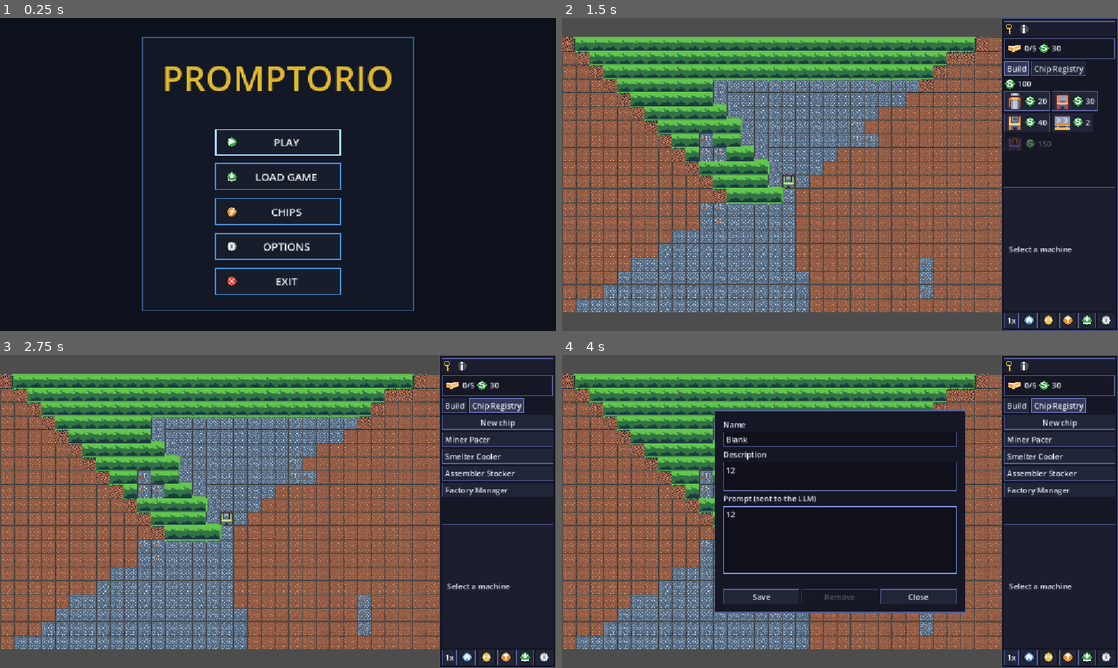
Above: before the commit, frames 1-4 (two rows, left to right).
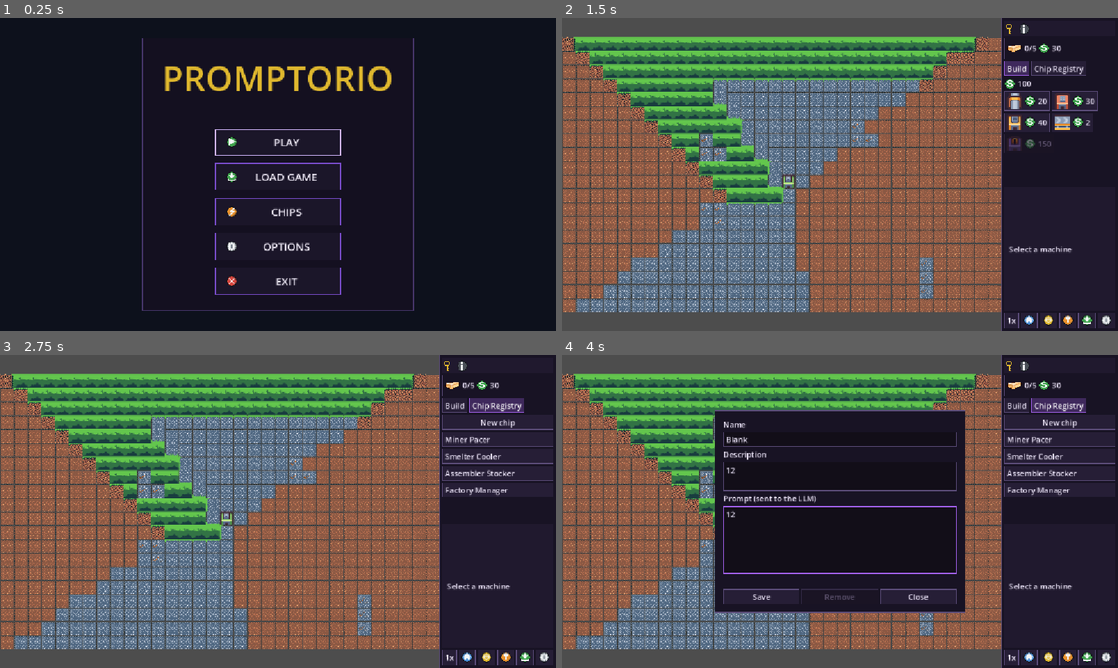
Above: after the commit, the same moments.

Repository: EwanCz/Promptorio
Game: Godot game, scene res://scenes/menu/main_menu.tscn
Two runs of this game, one before a commit and one after it. Both use one fixed random seed, a clock stepped at 60 frames per second and the inputs below.
Inputs (mouse positions are in pixels of both pictures, inside the frame that each line leads up to):
- Up to frame 1 (0.25 s): no input
- Up to frame 2 (1.5 s): click "PLAY" at 0.5 s; click "Build" at 1.25 s
- Up to frame 3 (2.75 s): click "Chip Registry" at 2 s
- Up to frame 4 (4 s): click "New chip" at 2.75 s; click (840, 477) at 3.52 s; type "12" at 3.6 s; click (840, 539) at 3.75 s; type "12" at 3.83 s

The runs differ from the first frame. In frame 1, 1.8% of the frame differs, in the area x 25-75%, y 6-94%; in frame 2, 0.9%; in frame 3, 1.0%; in frame 4, 2.3%, in the area x 27-100%, y 0-100%.

Commit message:
style(ui): shift the Bar theme to a violet, minimalist palette
Follow-up to #39: the blue-lavender accent read as indistinguishable
from the previous look. Rotate every panel, button, field, progress
and focus color onto a clear violet hue, and thin the heaviest
borders (menu buttons, panels, bar sections) from 2px to 1px while
keeping focus-ring and field-focus widths unchanged so keyboard focus
stays obvious.

Co-Authored-By: Claude Sonnet 5 <noreply@anthropic.com>
Co-authored-by: superflip-agent <devops@rubix-consulting.com>

Diff:
--- a/data/ui/theme.tres
+++ b/data/ui/theme.tres
@@ -1,126 +1,126 @@
 [gd_resource type="Theme" load_steps=19 format=3]
 
 [sub_resource type="StyleBoxFlat" id="StyleBoxFlat_menu_btn_normal"]
-bg_color = Color(0.09, 0.114, 0.169, 1)
+bg_color = Color(0.105, 0.085, 0.16, 1)
+border_width_left = 1
+border_width_top = 1
+border_width_right = 1
+border_width_bottom = 1
+border_color = Color(0.48, 0.3, 0.8, 1)
+content_margin_left = 22.0
+content_margin_top = 10.0
+content_margin_right = 22.0
+content_margin_bottom = 10.0
+
+[sub_resource type="StyleBoxFlat" id="StyleBoxFlat_menu_btn_hover"]
+bg_color = Color(0.155, 0.125, 0.225, 1)
+border_width_left = 1
+border_width_top = 1
+border_width_right = 1
+border_width_bottom = 1
+border_color = Color(0.72, 0.54, 0.96, 1)
+content_margin_left = 22.0
+content_margin_top = 10.0
+content_margin_right = 22.0
+content_margin_bottom = 10.0
+
+[sub_resource type="StyleBoxFlat" id="StyleBoxFlat_menu_btn_pressed"]
+bg_color = Color(0.045, 0.035, 0.07, 1)
+border_width_left = 1
+border_width_top = 1
+border_width_right = 1
+border_width_bottom = 1
+border_color = Color(0.48, 0.3, 0.8, 1)
+content_margin_left = 22.0
+content_margin_top = 10.0
+content_margin_right = 22.0
+content_margin_bottom = 10.0
+
+[sub_resource type="StyleBoxFlat" id="StyleBoxFlat_menu_btn_focus"]
+bg_color = Color(0, 0, 0, 0)
 border_width_left = 2
 border_width_top = 2
 border_width_right = 2
 border_width_bottom = 2
-border_color = Color(0.29, 0.561, 0.847, 1)
-content_margin_left = 22.0
-content_margin_top = 10.0
-content_margin_right = 22.0
-content_margin_bottom = 10.0
-
-[sub_resource type="StyleBoxFlat" id="StyleBoxFlat_menu_btn_hover"]
-bg_color = Color(0.129, 0.165, 0.251, 1)
-border_width_left = 2
-border_width_top = 2
-border_width_right = 2
-border_width_bottom = 2
-border_color = Color(0.486, 0.722, 0.941, 1)
-content_margin_left = 22.0
-content_margin_top = 10.0
-content_margin_right = 22.0
-content_margin_bottom = 10.0
-
-[sub_resource type="StyleBoxFlat" id="StyleBoxFlat_menu_btn_pressed"]
-bg_color = Color(0.039, 0.051, 0.082, 1)
-border_width_left = 2
-border_width_top = 2
-border_width_right = 2
-border_width_bottom = 2
-border_color = Color(0.29, 0.561, 0.847, 1)
-content_margin_left = 22.0
-content_margin_top = 10.0
-content_margin_right = 22.0
-content_margin_bottom = 10.0
-
-[sub_resource type="StyleBoxFlat" id="StyleBoxFlat_menu_btn_focus"]
-bg_color = Color(0, 0, 0, 0)
-border_width_left = 3
-border_width_top = 3
-border_width_right = 3
-border_width_bottom = 3
-border_color = Color(0.659, 0.863, 1, 1)
+border_color = Color(0.83, 0.72, 1, 1)
 content_margin_left = 22.0
 content_margin_top = 10.0
 content_margin_right = 22.0
 content_margin_bottom = 10.0
 
 [sub_resource type="StyleBoxFlat" id="StyleBoxFlat_menu_panel"]
-bg_color = Color(0.071, 0.094, 0.149, 1)
-border_width_left = 2
-border_width_top = 2
-border_width_right = 2
-border_width_bottom = 2
-border_color = Color(0.2, 0.353, 0.51, 1)
+bg_color = Color(0.08, 0.065, 0.125, 1)
+border_width_left = 1
+border_width_top = 1
+border_width_right = 1
+border_width_bottom = 1
+border_color = Color(0.28, 0.21, 0.42, 1)
 
 
 [sub_resource type="StyleBoxFlat" id="StyleBoxFlat_panel"]
-bg_color = Color(0.082, 0.09, 0.145, 1)
-border_width_left = 2
-border_width_top = 2
-border_width_right = 2
-border_width_bottom = 2
-border_color = Color(0.33, 0.37, 0.58, 1)
+bg_color = Color(0.095, 0.075, 0.14, 1)
+border_width_left = 1
+border_width_top = 1
+border_width_right = 1
+border_width_bottom = 1
+border_color = Color(0.36, 0.3, 0.48, 1)
 content_margin_left = 6.0
 content_margin_top = 6.0
 content_margin_right = 6.0
 content_margin_bottom = 6.0
 
 [sub_resource type="StyleBoxFlat" id="StyleBoxFlat_bar_section"]
-bg_color = Color(0.11, 0.12, 0.19, 1)
-border_width_top = 2
-border_color = Color(0.33, 0.37, 0.58, 1)
+bg_color = Color(0.125, 0.1, 0.18, 1)
+border_width_top = 1
+border_color = Color(0.36, 0.3, 0.48, 1)
 content_margin_left = 2.0
 content_margin_top = 5.0
 content_margin_right = 2.0
 content_margin_bottom = 2.0
 
 [sub_resource type="StyleBoxFlat" id="StyleBoxFlat_button_normal"]
-bg_color = Color(0.13, 0.145, 0.22, 1)
-border_width_left = 1
-border_width_top = 1
-border_width_right = 1
-border_width_bottom = 1
-border_color = Color(0.33, 0.37, 0.58, 1)
+bg_color = Color(0.15, 0.12, 0.21, 1)
+border_width_left = 1
+border_width_top = 1
+border_width_right = 1
+border_width_bottom = 1
+border_color = Color(0.36, 0.3, 0.48, 1)
 content_margin_left = 6.0
 content_margin_top = 4.0
 content_margin_right = 6.0
 content_margin_bottom = 4.0
 
 [sub_resource type="StyleBoxFlat" id="StyleBoxFlat_button_hover"]
-bg_color = Color(0.19, 0.21, 0.31, 1)
-border_width_left = 1
-border_width_top = 1
-border_width_right = 1
-border_width_bottom = 1
-border_color = Color(0.5, 0.56, 0.88, 1)
+bg_color = Color(0.22, 0.175, 0.3, 1)
+border_width_left = 1
+border_width_top = 1
+border_width_right = 1
+border_width_bottom = 1
+border_color = Color(0.64, 0.38, 0.93, 1)
 content_margin_left = 6.0
 content_margin_top = 4.0
 content_margin_right = 6.0
 content_margin_bottom = 4.0
 
 [sub_resource type="StyleBoxFlat" id="StyleBoxFlat_button_pressed"]
-bg_color = Color(0.5, 0.56, 0.88, 0.28)
-border_width_left = 2
-border_width_top = 2
-border_width_right = 2
-border_width_bottom = 2
-border_color = Color(0.5, 0.56, 0.88, 1)
+bg_color = Color(0.64, 0.38, 0.93, 0.28)
+border_width_left = 1
+border_width_top = 1
+border_width_right = 1
+border_width_bottom = 1
+border_color = Color(0.64, 0.38, 0.93, 1)
 content_margin_left = 6.0
 content_margin_top = 4.0
 content_margin_right = 6.0
 content_margin_bottom = 4.0
 
 [sub_resource type="StyleBoxFlat" id="StyleBoxFlat_button_disabled"]
-bg_color = Color(0.09, 0.095, 0.13, 0.6)
-border_width_left = 1
-border_width_top = 1
-border_width_right = 1
-border_width_bottom = 1
-border_color = Color(0.33, 0.37, 0.58, 0.4)
+bg_color = Color(0.105, 0.085, 0.145, 0.6)
+border_width_left = 1
+border_width_top = 1
+border_width_right = 1
+border_width_bottom = 1
+border_color = Color(0.36, 0.3, 0.48, 0.4)
 content_margin_left = 6.0
 content_margin_top = 4.0
 content_margin_right = 6.0
@@ -132,52 +132,52 @@
 border_width_top = 2
 border_width_right = 2
 border_width_bottom = 2
-border_color = Color(0.5, 0.56, 0.88, 1)
+border_color = Color(0.64, 0.38, 0.93, 1)
 
 [sub_resource type="StyleBoxFlat" id="StyleBoxFlat_field_normal"]
-bg_color = Color(0.06, 0.065, 0.1, 1)
-border_width_left = 1
-border_width_top = 1
-border_width_right = 1
-border_width_bottom = 1
-border_color = Color(0.33, 0.37, 0.58, 1)
+bg_color = Color(0.07, 0.055, 0.095, 1)
+border_width_left = 1
+border_width_top = 1
+border_width_right = 1
+border_width_bottom = 1
+border_color = Color(0.36, 0.3, 0.48, 1)
 content_margin_left = 6.0
 content_margin_top = 4.0
 content_margin_right = 6.0
 content_margin_bottom = 4.0
 
 [sub_resource type="StyleBoxFlat" id="StyleBoxFlat_field_focus"]
-bg_color = Color(0.06, 0.065, 0.1, 1)
+bg_color = Color(0.07, 0.055, 0.095, 1)
 border_width_left = 2
 border_width_top = 2
 border_width_right = 2
 border_width_bottom = 2
-border_color = Color(0.5, 0.56, 0.88, 1)
+border_color = Color(0.64, 0.38, 0.93, 1)
 content_margin_left = 6.0
 content_margin_top = 4.0
 content_margin_right = 6.0
 content_margin_bottom = 4.0
 
 [sub_resource type="StyleBoxFlat" id="StyleBoxFlat_progress_bg"]
-bg_color = Color(0.06, 0.065, 0.1, 1)
+bg_color = Color(0.07, 0.055, 0.095, 1)
 
 [sub_resource type="StyleBoxFlat" id="StyleBoxFlat_progress_fill"]
-bg_color = Color(0.5, 0.56, 0.88, 1)
+bg_color = Color(0.64, 0.38, 0.93, 1)
 
 [sub_resource type="StyleBoxFlat" id="StyleBoxFlat_popupmenu_panel"]
-bg_color = Color(0.082, 0.09, 0.145, 1)
-border_width_left = 1
-border_width_top = 1
-border_width_right = 1
-border_width_bottom = 1
-border_color = Color(0.33, 0.37, 0.58, 1)
+bg_color = Color(0.095, 0.075, 0.14, 1)
+border_width_left = 1
+border_width_top = 1
+border_width_right = 1
+border_width_bottom = 1
+border_color = Color(0.36, 0.3, 0.48, 1)
 content_margin_left = 4.0
 content_margin_top = 4.0
 content_margin_right = 4.0
 content_margin_bottom = 4.0
 
 [sub_resource type="StyleBoxFlat" id="StyleBoxFlat_popupmenu_hover"]
-bg_color = Color(0.5, 0.56, 0.88, 0.28)
+bg_color = Color(0.64, 0.38, 0.93, 0.28)
 
 [resource]
 default_font_size = 16
@@ -190,44 +190,44 @@
 Button/styles/hover_pressed = SubResource("StyleBoxFlat_button_pressed")
 Button/styles/disabled = SubResource("StyleBoxFlat_button_disabled")
 Button/styles/focus = SubResource("StyleBoxFlat_button_focus")
-Button/colors/font_color = Color(0.88, 0.9, 0.96, 1)
+Button/colors/font_color = Color(0.92, 0.89, 0.97, 1)
 Button/colors/font_hover_color = Color(1, 1, 1, 1)
 Button/colors/font_pressed_color = Color(1, 1, 1, 1)
 Button/colors/font_hover_pressed_color = Color(1, 1, 1, 1)
-Button/colors/font_focus_color = Color(0.88, 0.9, 0.96, 1)
-Button/colors/font_disabled_color = Color(0.5, 0.52, 0.6, 0.6)
+Button/colors/font_focus_color = Color(0.92, 0.89, 0.97, 1)
+Button/colors/font_disabled_color = Color(0.56, 0.5, 0.64, 0.6)
 OptionButton/styles/normal = SubResource("StyleBoxFlat_button_normal")
 OptionButton/styles/hover = SubResource("StyleBoxFlat_button_hover")
 OptionButton/styles/pressed = SubResource("StyleBoxFlat_button_pressed")
 OptionButton/styles/disabled = SubResource("StyleBoxFlat_button_disabled")
 OptionButton/styles/focus = SubResource("StyleBoxFlat_button_focus")
-OptionButton/colors/font_color = Color(0.88, 0.9, 0.96, 1)
+OptionButton/colors/font_color = Color(0.92, 0.89, 0.97, 1)
 OptionButton/colors/font_hover_color = Color(1, 1, 1, 1)
 OptionButton/colors/font_pressed_color = Color(1, 1, 1, 1)
-OptionButton/colors/font_disabled_color = Color(0.5, 0.52, 0.6, 0.6)
-Label/colors/font_color = Color(0.88, 0.9, 0.96, 1)
+OptionButton/colors/font_disabled_color = Color(0.56, 0.5, 0.64, 0.6)
+Label/colors/font_color = Color(0.92, 0.89, 0.97, 1)
 LineEdit/styles/normal = SubResource("StyleBoxFlat_field_normal")
 LineEdit/styles/focus = SubResource("StyleBoxFlat_field_focus")
 LineEdit/styles/read_only = SubResource("StyleBoxFlat_field_normal")
-LineEdit/colors/font_color = Color(0.88, 0.9, 0.96, 1)
-LineEdit/colors/font_placeholder_color = Color(0.5, 0.52, 0.6, 0.8)
-LineEdit/colors/font_uneditable_color = Color(0.5, 0.52, 0.6, 0.6)
+LineEdit/colors/font_color = Color(0.92, 0.89, 0.97, 1)
+LineEdit/colors/font_placeholder_color = Color(0.58, 0.52, 0.66, 0.8)
+LineEdit/colors/font_uneditable_color = Color(0.56, 0.5, 0.64, 0.6)
 TextEdit/styles/normal = SubResource("StyleBoxFlat_field_normal")
 TextEdit/styles/focus = SubResource("StyleBoxFlat_field_focus")
-TextEdit/colors/font_color = Color(0.88, 0.9, 0.96, 1)
-TextEdit/colors/font_placeholder_color = Color(0.5, 0.52, 0.6, 0.8)
+TextEdit/colors/font_color = Color(0.92, 0.89, 0.97, 1)
+TextEdit/colors/font_placeholder_color = Color(0.58, 0.52, 0.66, 0.8)
 ProgressBar/styles/background = SubResource("StyleBoxFlat_progress_bg")
 ProgressBar/styles/fill = SubResource("StyleBoxFlat_progress_fill")
-ProgressBar/colors/font_color = Color(0.88, 0.9, 0.96, 1)
+ProgressBar/colors/font_color = Color(0.92, 0.89, 0.97, 1)
 PopupMenu/styles/panel = SubResource("StyleBoxFlat_popupmenu_panel")
 PopupMenu/styles/hover = SubResource("StyleBoxFlat_popupmenu_hover")
-PopupMenu/colors/font_color = Color(0.88, 0.9, 0.96, 1)
+PopupMenu/colors/font_color = Color(0.92, 0.89, 0.97, 1)
 PopupMenu/colors/font_hover_color = Color(1, 1, 1, 1)
 MainMenuButton/base_type = &"Button"
-MainMenuButton/colors/font_color = Color(0.957, 0.965, 0.973, 1)
-MainMenuButton/colors/font_hover_color = Color(0.847, 0.925, 1, 1)
-MainMenuButton/colors/font_pressed_color = Color(0.78, 0.8, 0.831, 1)
-MainMenuButton/colors/font_focus_color = Color(0.957, 0.965, 0.973, 1)
+MainMenuButton/colors/font_color = Color(0.96, 0.94, 0.99, 1)
+MainMenuButton/colors/font_hover_color = Color(0.85, 0.72, 1, 1)
+MainMenuButton/colors/font_pressed_color = Color(0.8, 0.74, 0.88, 1)
+MainMenuButton/colors/font_focus_color = Color(0.96, 0.94, 0.99, 1)
 MainMenuButton/constants/h_separation = 12
 MainMenuButton/font_sizes/font_size = 22
 MainMenuButton/styles/normal = SubResource("StyleBoxFlat_menu_btn_normal")
